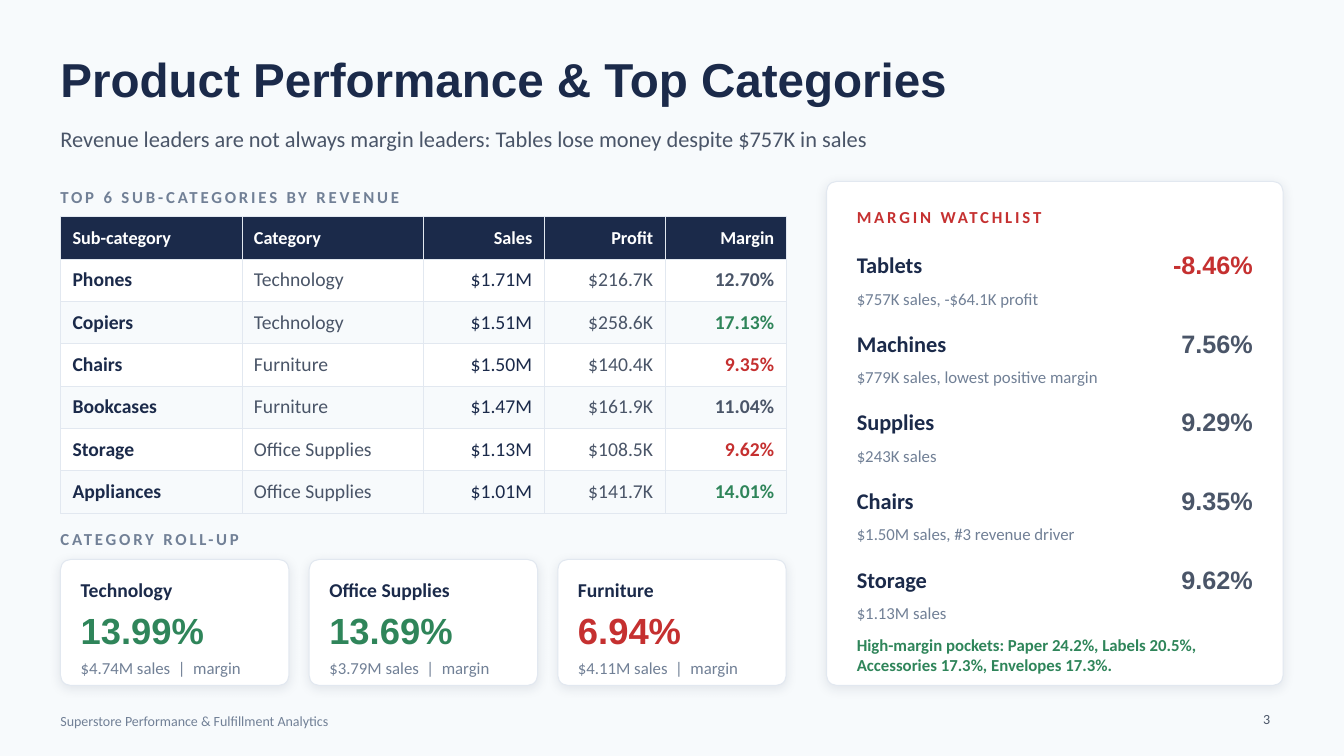
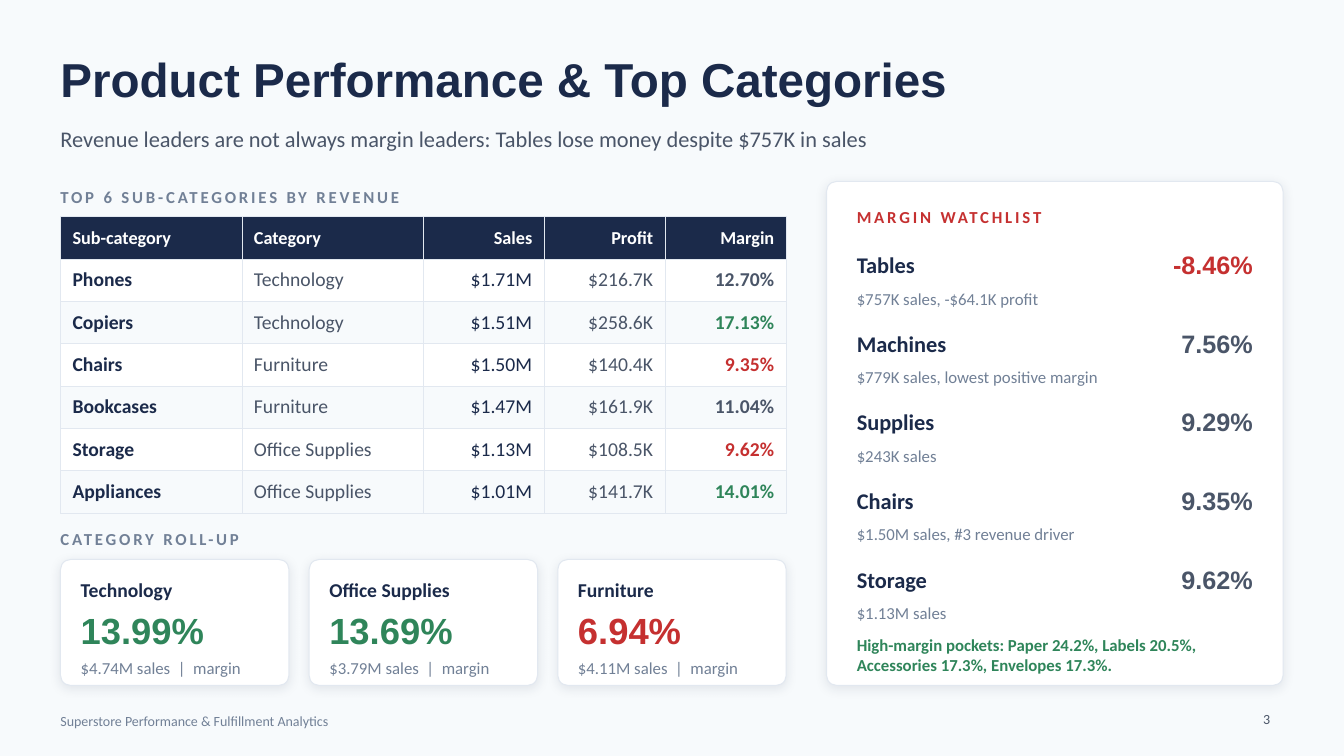
Before and after one commit to king-obobo/analytics_with_dbt, a slide deck: slide 3 of Superstore_Performance_Fulfillment_Analytics.pptx. Drawn at 1344x756 pixels with LibreOffice and Linux fonts; fonts in the diff are those of the drawing. Boxes give left, top, right and bottom in pixels: in the first picture for what was removed or moved away, otherwise in the second. Text is boxed around its words. In the diff, an @@ line names an element or a change of style, - is before the commit and + after.

```diff
--- a/Superstore_Performance_Fulfillment_Analytics.pptx
+++ b/Superstore_Performance_Fulfillment_Analytics.pptx
@@ text at (857, 257, 915, 273): text changed @@
-Tablets
+Tables
```
Also in this commit, not shown: 2 other slides changed, 1 slide added, 2 other files.
